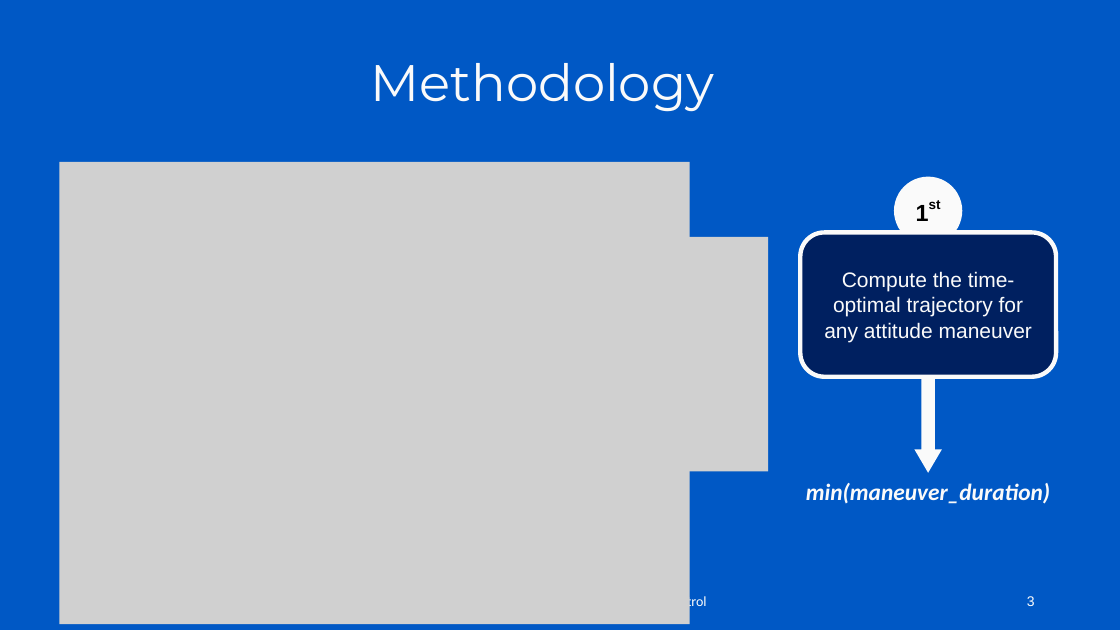
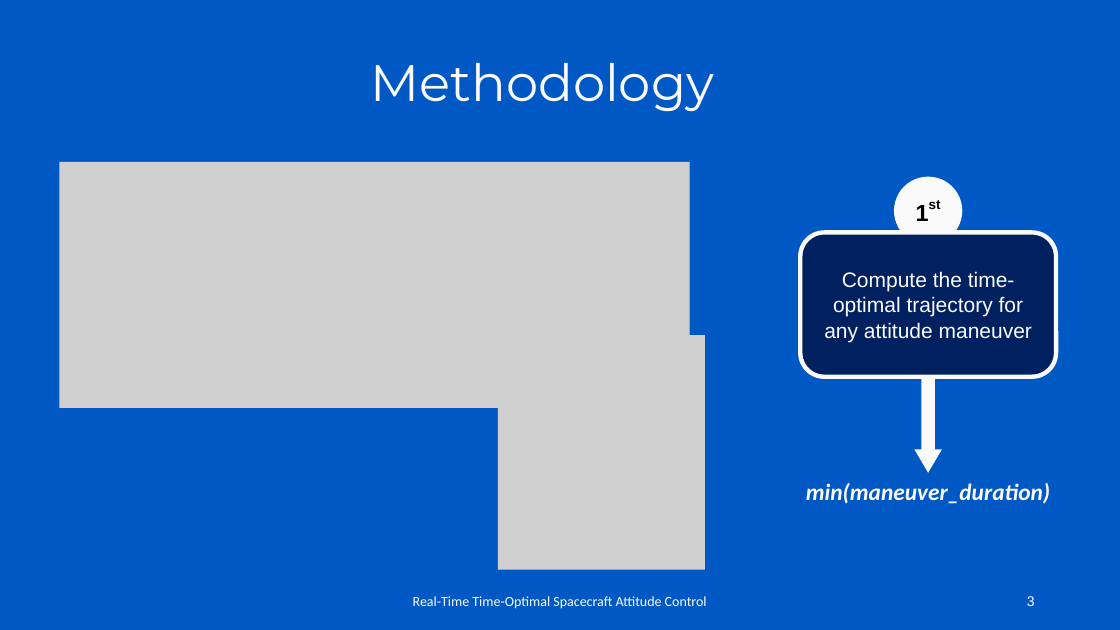
Before and after one commit to Leo8ner/TimeOptimalAttitudeControl, a slide deck: slide 3 of Presentations/Mid-Term Presentation.pptx. Drawn at 1120x630 pixels with LibreOffice and Linux fonts; fonts in the diff are those of the drawing; grey boxes stand for pictures; background and template pictures are left out. Boxes give left, top, right and bottom in pixels: in the first picture for what was removed or moved away, otherwise in the second. Text is boxed around its words. In the diff, an @@ line names an element or a change of style, - is before the commit and + after.

```diff
--- a/Presentations/Mid-Term Presentation.pptx
+++ b/Presentations/Mid-Term Presentation.pptx
@@ picture: place and size @@
-picture at (60, 162, 690, 624)
+picture at (60, 162, 690, 408)
@@ picture: place and size @@
-picture at (561, 237, 768, 471)
+picture at (498, 335, 705, 570)
```
Also in this commit, not shown: 1 other slide changed, 3 slides added, 1 other file.
